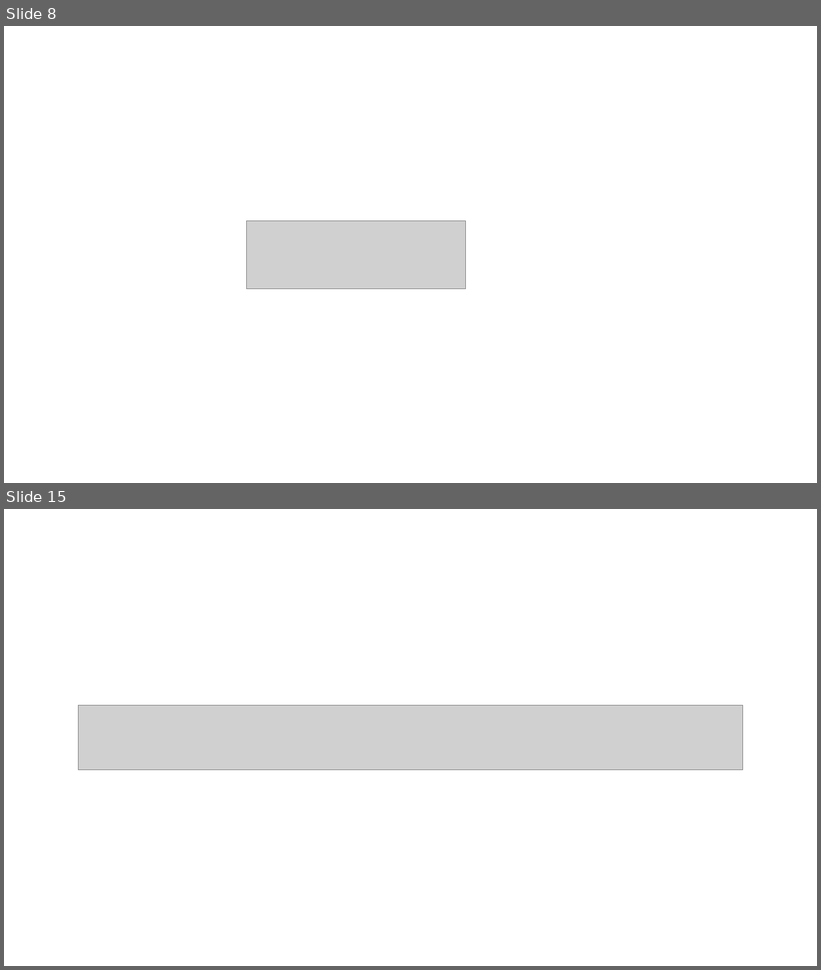
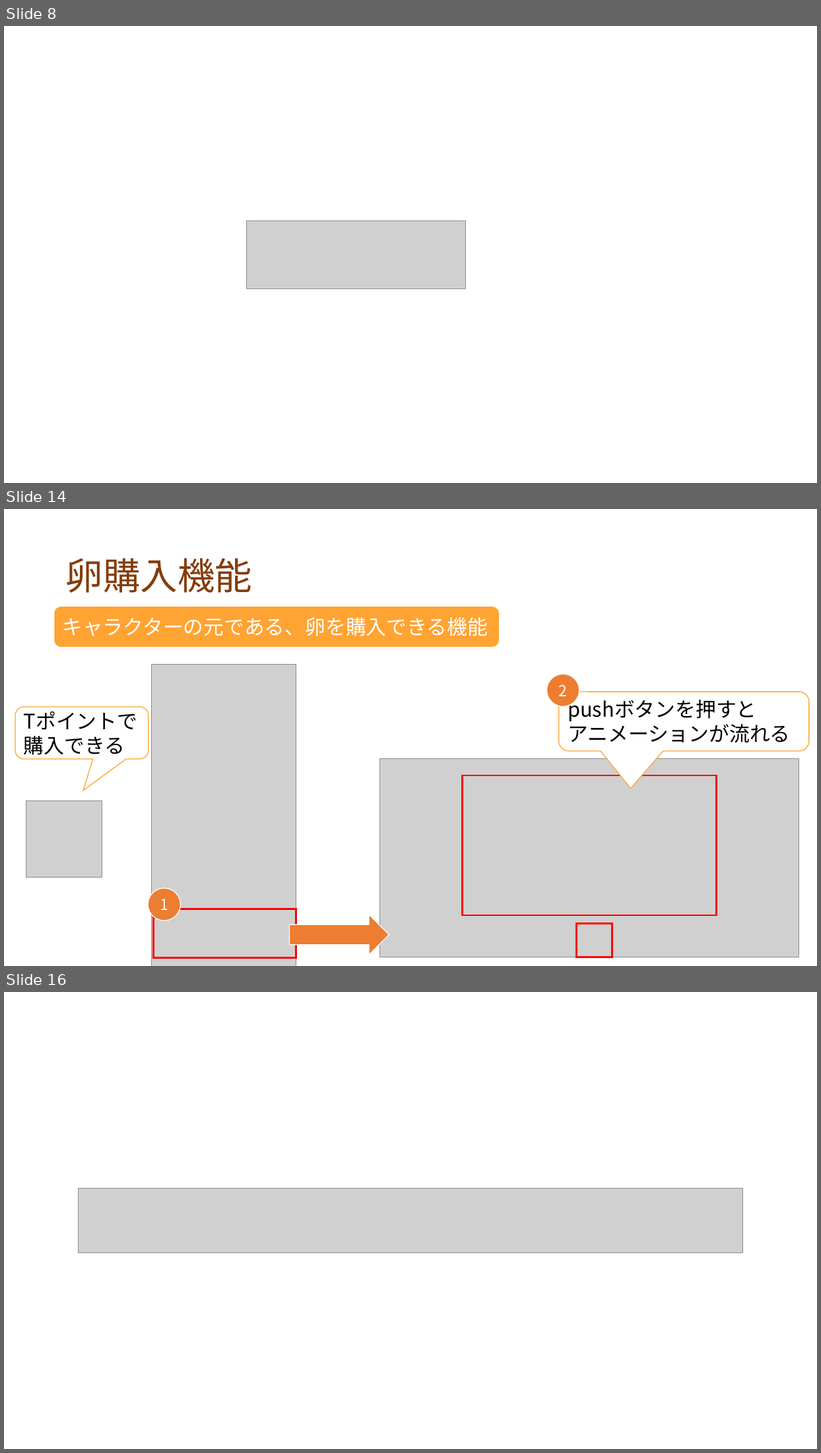
Before and after one commit to dojo2022/F-3, a slide deck: doc/プレゼン資料_F3_なかおっち.pptx. Shown one above the other, each under a label of ours: slides 8 and 15 before the commit, slides 8, 14 and 16 after it; the slides between them are not shown. The pictures are 821x970 and 821x1453 pixels, drawn with LibreOffice and Linux fonts; fonts in the diff are those of the drawing; grey boxes stand for pictures; background and template pictures are left out. Boxes give left, top, right and bottom in pixels: in the first picture for what was removed or moved away, otherwise in the second. Text is boxed around its words. In the diff, an @@ line names an element or a change of style, - is before the commit and + after.

```diff
--- a/doc/プレゼン資料_F3_なかおっち.pptx
+++ b/doc/プレゼン資料_F3_なかおっち.pptx
@@ slide 14 added at (4, 509, 817, 966), background #FFFFFF @@
@@ title added at (66, 558, 252, 593), 44 pt, text #843C0B @@
+卵購入機能
@@ rounded rectangle added at (55, 607, 499, 647), fill #FFA333, 24 pt, text #FFFFFF @@
+キャラクターの元である、卵を購入できる機能
@@ picture added at (151, 665, 296, 966) @@
@@ ellipse added at (547, 674, 580, 706), fill #ED7D31, outline #FFFFFF 1 pt, 18 pt, text #FFFFFF @@
+2
@@ rounded speech box added at (559, 692, 809, 751), fill #FFFFFF, outline #FFA333 1 pt, 24 pt, text #000000 @@
+pushボタンを押すと
+アニメーションが流れる
@@ rounded speech box added at (15, 707, 148, 760), fill #FFFFFF, outline #FFA333 1 pt, 24 pt, text #000000 @@
+Tポイントで購入できる
@@ picture added at (380, 759, 799, 957) @@
@@ rectangle added at (463, 776, 717, 916), outline #FF0000 2.25 pt @@
@@ picture added at (26, 801, 102, 877) @@
@@ ellipse added at (148, 889, 180, 921), fill #ED7D31, outline #FFFFFF 1 pt, 18 pt, text #FFFFFF @@
+1
@@ rectangle added at (153, 910, 296, 958), outline #FF0000 2.25 pt @@
@@ right arrow added at (290, 916, 389, 956), fill #ED7D31, outline #FFFFFF 1 pt @@
@@ rectangle added at (577, 923, 612, 958), outline #FF0000 2.25 pt @@
@@ what was slide 15 is now slide 16 @@
```
Also in this commit, not shown: 7 slides changed.
